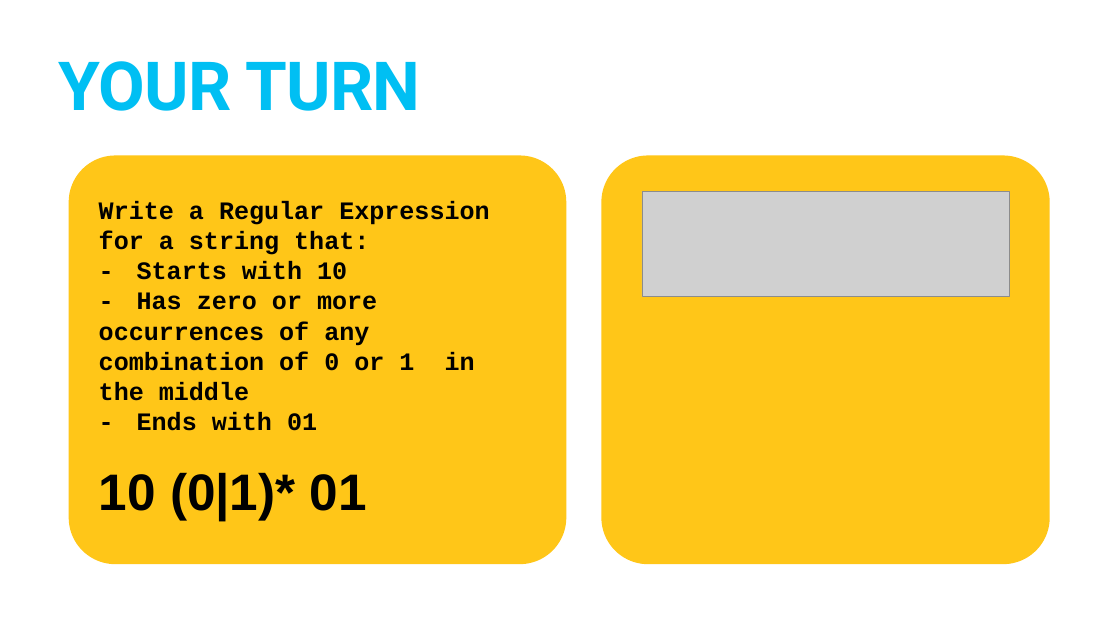
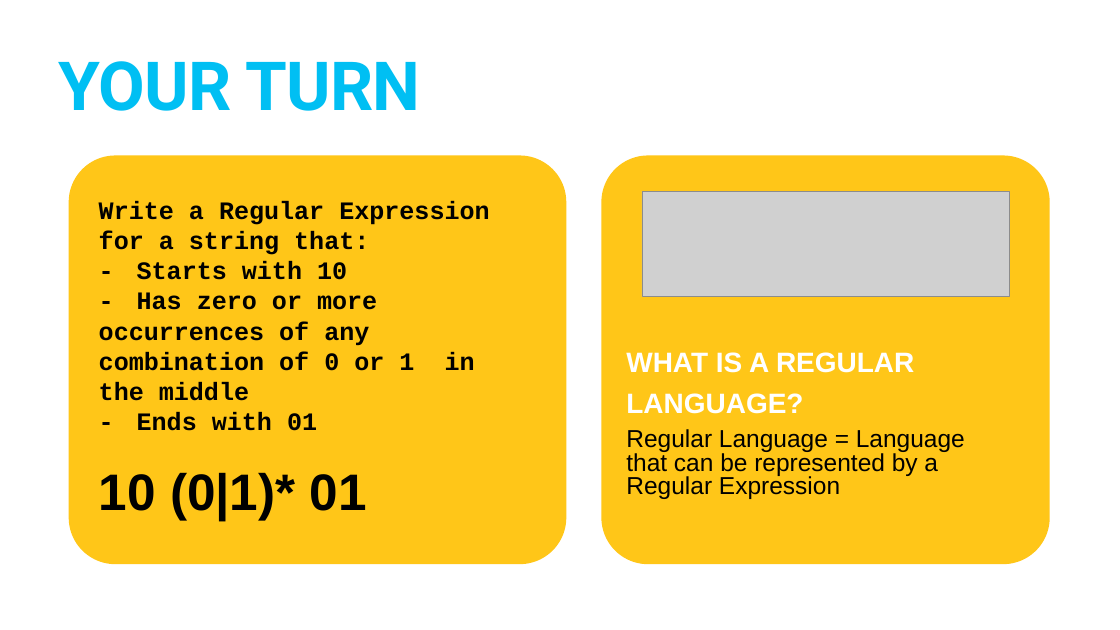
Before and after one commit to TommyWoodley/teaching, a slide deck: slide 5 of ALevel/RegularAndContextFreeLanguages/RegularExpressionsAndContextFreeLanguages.pptx. Drawn at 1120x630 pixels with LibreOffice and Linux fonts; fonts in the diff are those of the drawing; grey boxes stand for pictures. Boxes give left, top, right and bottom in pixels: in the first picture for what was removed or moved away, otherwise in the second. Text is boxed around its words. In the diff, an @@ line names an element or a change of style, - is before the commit and + after.

Commit message:
updated bnf slides

```diff
--- a/ALevel/RegularAndContextFreeLanguages/RegularExpressionsAndContextFreeLanguages.pptx
+++ b/ALevel/RegularAndContextFreeLanguages/RegularExpressionsAndContextFreeLanguages.pptx
@@ text added at bbox=[626, 352, 914, 414], 48 pt, text #FFFFFF, bold @@
+WHAT IS A REGULAR LANGUAGE?
@@ text added at bbox=[626, 429, 965, 499], 42 pt, text #000000 @@
+Regular Language = Language that can be represented by a Regular Expression
```
Also in this commit, not shown: 3 slides added, 9 slides removed, 1 other file.
